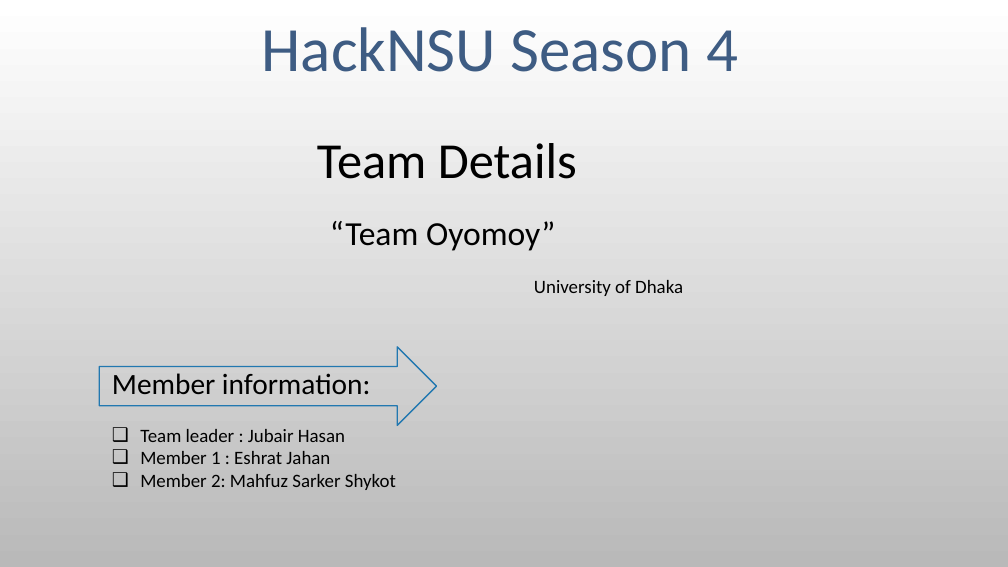
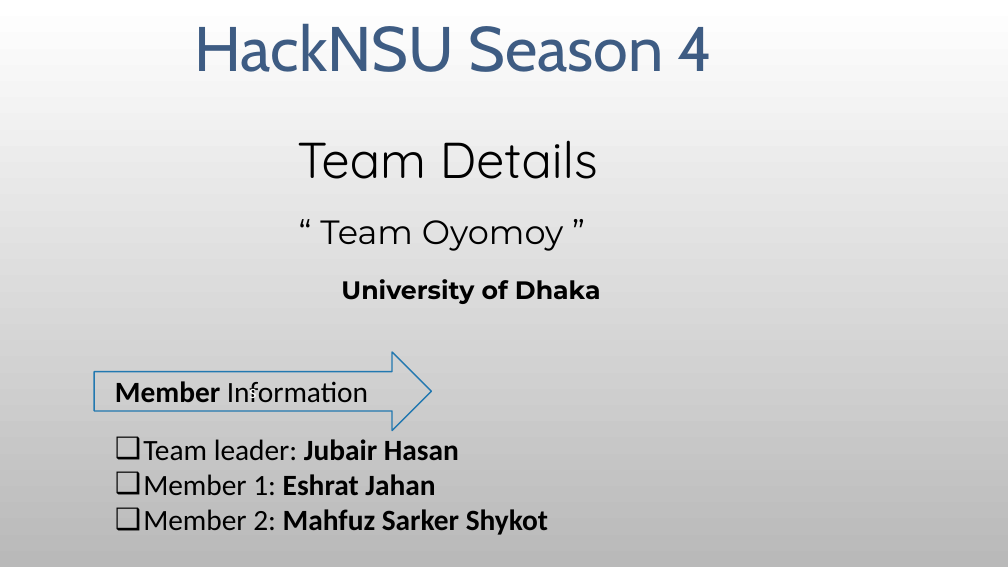
Before and after one commit to jubair172359/hacknsuseason4_TeamOyomoy, a slide deck: slide 1 of TeamOyomoy.pptx. Drawn at 1008x567 pixels with LibreOffice and Linux fonts; fonts in the diff are those of the drawing; background and template pictures are left out. Boxes give left, top, right and bottom in pixels: in the first picture for what was removed or moved away, otherwise in the second. Text is boxed around its words. In the diff, an @@ line names an element or a change of style, - is before the commit and + after.

```diff
--- a/TeamOyomoy.pptx
+++ b/TeamOyomoy.pptx
@@ text "HackNSU Season 4": place and size @@
-text "HackNSU Season 4" at [262, 27, 738, 72]
+text "HackNSU Season 4" at [194, 23, 713, 72]
@@ text "HackNSU Season 4" at [194, 23, 713, 72]: font Calibri to Cabin @@
@@ text at [143, 140, 601, 535]: font Calibri to Quicksand in "Team Details"; size 18 to 24 pt, font Calibri to Montserrat in "University of Dhaka"; bold on in "University of Dhaka", "Mahfuz Sarker Shykot"; size 18 to 28 pt in "Member 2: Mahfuz Sarker Shykot" @@
@@ text at [320, 220, 563, 251]: text changed; font Calibri to Montserrat @@
-“Team Oyomoy”
+“ Team Oyomoy ”
@@ right arrow "s": place and size @@
-right arrow "s" at [99, 347, 436, 426]
+right arrow "s" at [95, 352, 432, 431]
@@ text at [115, 381, 459, 495]: text changed; size 18 to 28 pt @@
-Member information:
-❑ Team leader : Jubair Hasan
-❑ Member 1 : Eshrat Jahan
+Member Information
+❑ Team leader: Jubair Hasan
+❑ Member 1: Eshrat Jahan
@@ text in right arrow at [249, 383, 256, 402]: text added @@
+s
```
Also in this commit, not shown: 12 other slides changed.
